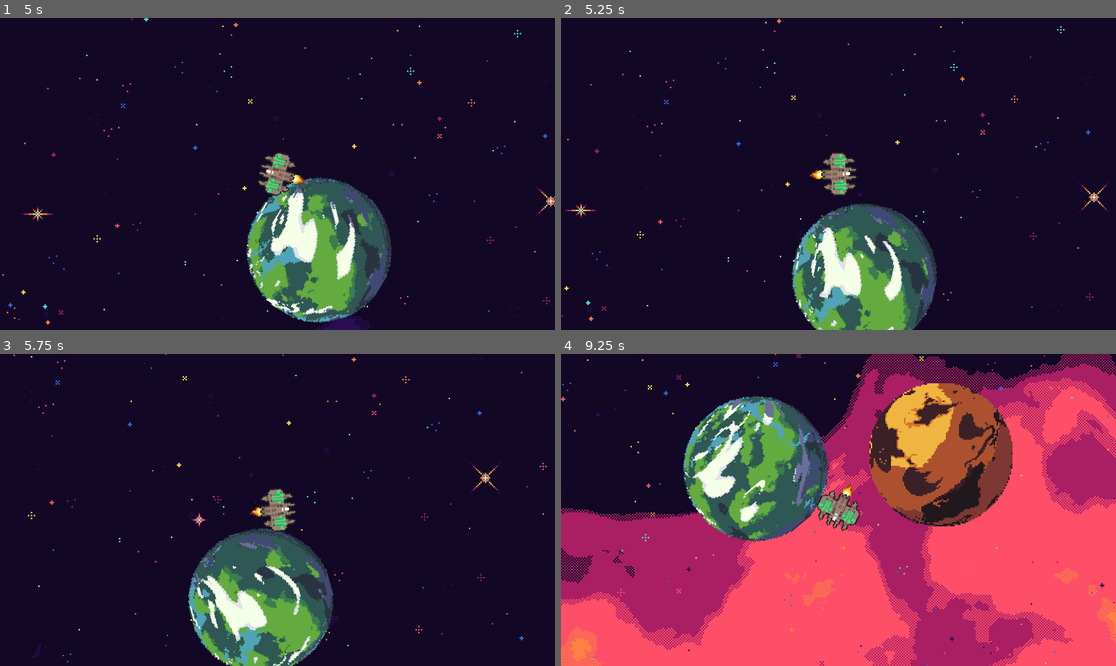
Above: before the commit, frames 1-4 (two rows, left to right).
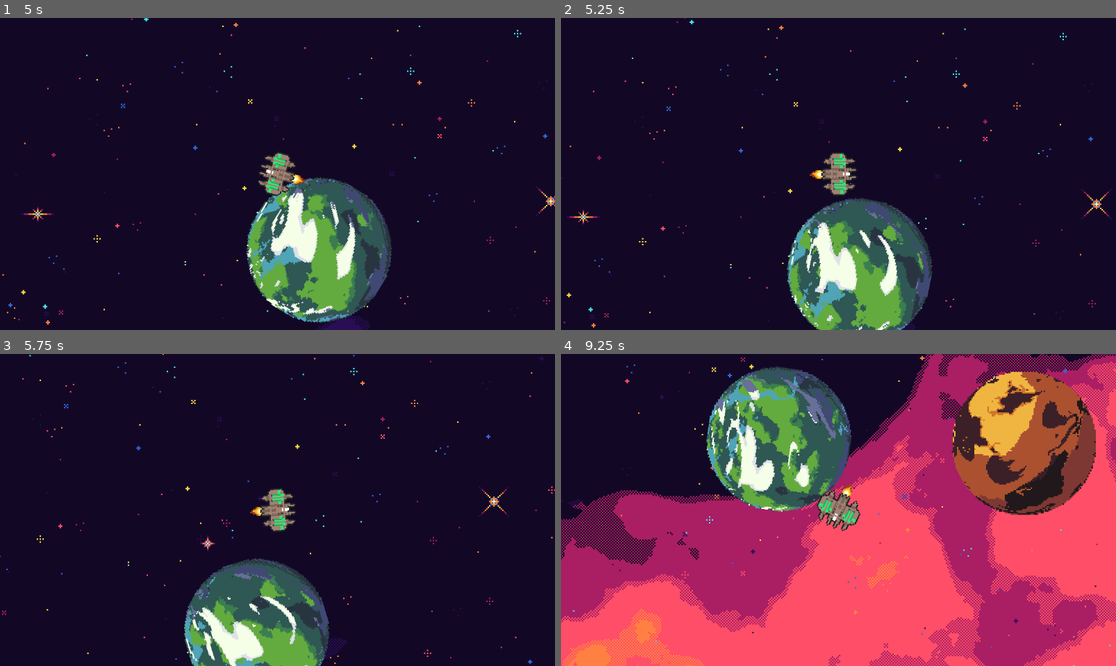
Above: after the commit, the same moments.

Repository: Likvik89/Planetslinger
Game: Godot game, scene res://Scenes/spaece.tscn
Two runs of this game, one before a commit and one after it. Both use one fixed random seed, a clock stepped at 60 frames per second and the inputs below.
Inputs (mouse positions are in pixels of both pictures, inside the frame that each line leads up to):
- Up to frame 1 (5 s): move the mouse to (399, 158) at 0.52 s; hold D (rotate_right) 0.53-1.28 s; hold Space (Repulse) 0.53-1.28 s; move the mouse to (166, 189) at 1.27 s; hold E (gravitydown) 1.28-2.03 s; tap Shift (move_boost) at 1.35 s; move the mouse to (333, 105) at 2.02 s; hold D (rotate_right) 2.03-2.78 s; hold Z (stop) 2.03-2.78 s; move the mouse to (249, 236) at 2.77 s; hold Q (gravityup) 2.78-3.53 s; tap Space (Repulse) at 2.85 s; move the mouse to (444, 220) at 3.52 s; hold Shift (move_boost) 3.53-4.28 s; hold A (rotate_left) from 3.53 s (still down); move the mouse to (111, 127) at 4.27 s; tap Z (stop) at 4.35 s
- Up to frame 2 (5.25 s): move the mouse to (866, 174) at 5.02 s; release A (rotate_left) at 5.03 s; hold E (gravitydown) from 5.03 s (still down); hold Space (Repulse) from 5.03 s (still down)
- Up to frame 3 (5.75 s): keep holding E (gravitydown); keep holding Space (Repulse)
- Up to frame 4 (9.25 s): move the mouse to (755, 432) at 5.77 s; release E (gravitydown) at 5.78 s; release Space (Repulse) at 5.78 s; hold D (rotate_right) 5.78-6.53 s; tap Shift (move_boost) at 5.85 s; move the mouse to (960, 494) at 6.52 s; hold Q (gravityup) 6.53-7.28 s; hold Z (stop) 6.53-7.28 s; move the mouse to (727, 525) at 7.27 s; hold D (rotate_right) 7.28-8.03 s; tap Space (Repulse) at 7.35 s; move the mouse to (894, 441) at 8.02 s; hold E (gravitydown) 8.03-8.78 s; hold Shift (move_boost) 8.03-8.78 s; move the mouse to (810, 572) at 8.77 s; hold A (rotate_left) from 8.78 s (still down); tap Z (stop) at 8.85 s

Frame 1 is identical in both runs. In frame 2, 5.8% of the frame differs, in the area x 0-100%, y 0-100%; in frame 3, 10%; in frame 4, 54%.

Commit message:
in

Diff:
--- a/Scenes/Playership.tscn
+++ b/Scenes/Playership.tscn
@@ -46,8 +46,9 @@
 [sub_resource type="CapsuleShape2D" id="CapsuleShape2D_xa5ig"]
 radius = 6.0
 
-[sub_resource type="CircleShape2D" id="CircleShape2D_bp53t"]
-radius = 65.0
+[sub_resource type="CapsuleShape2D" id="CapsuleShape2D_4o500"]
+
+[sub_resource type="CapsuleShape2D" id="CapsuleShape2D_u1uda"]
 
 [node name="playership" type="RigidBody2D" groups=["planets", "player"]]
 mass = 700.0
@@ -84,6 +85,11 @@
 [node name="Repulsion field" type="Area2D" parent="."]
 
 [node name="CollisionShape2D" type="CollisionShape2D" parent="Repulsion field"]
-shape = SubResource("CircleShape2D_bp53t")
+position = Vector2(-22, 12)
+shape = SubResource("CapsuleShape2D_4o500")
+
+[node name="CollisionShape2D2" type="CollisionShape2D" parent="Repulsion field"]
+position = Vector2(34, -20)
+shape = SubResource("CapsuleShape2D_u1uda")
 
 [connection signal="body_entered" from="Hurtbox" to="." method="_on_area_2d_body_entered"]
Not shown: 1 places in Scenes/Playership.tscn that only renumber resources
